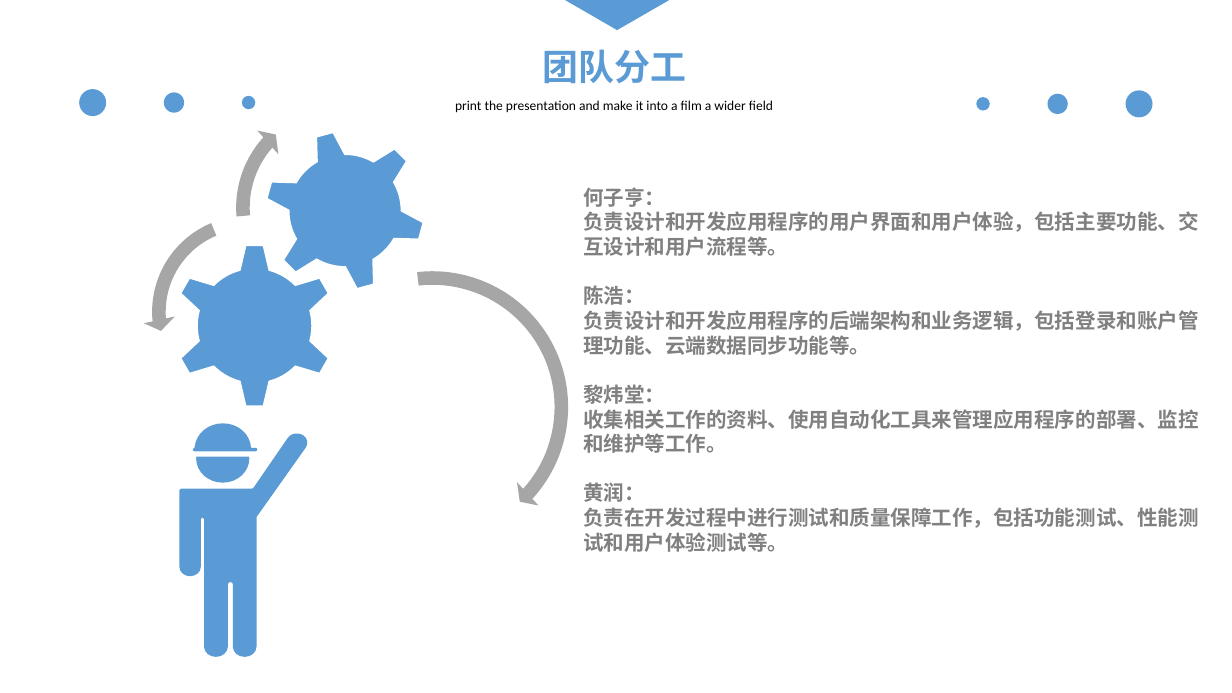
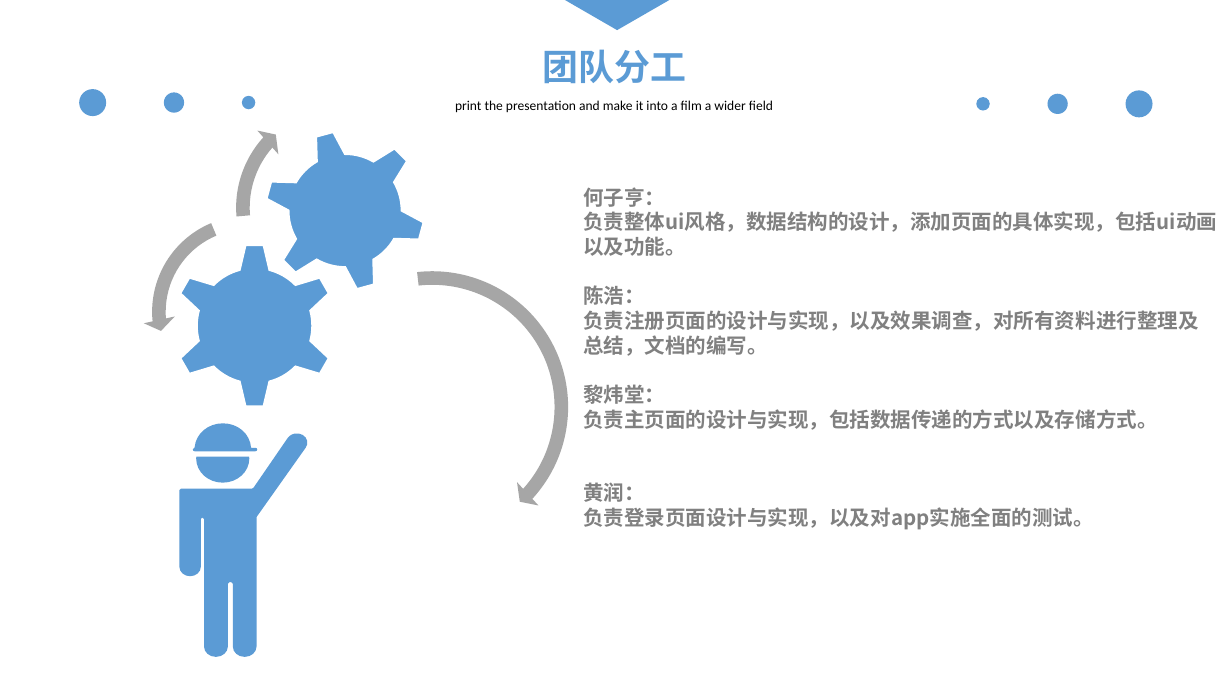
Before and after one commit to android-app-development-course/2023-spring-coumputer-10-To-Do-List, a slide deck: slide 13 of To-Do List第三阶段汇报PPT.pptx. Drawn at 1232x693 pixels with LibreOffice and Linux fonts; fonts in the diff are those of the drawing. Boxes give left, top, right and bottom in pixels: in the first picture for what was removed or moved away, otherwise in the second. Text is boxed around its words. In the diff, an @@ line names an element or a change of style, - is before the commit and + after.

```diff
--- a/To-Do List第三阶段汇报PPT.pptx
+++ b/To-Do List第三阶段汇报PPT.pptx
@@ text at (583, 211, 1217, 256): text changed @@
-负责设计和开发应用程序的用户界面和用户体验，包括主要功能、交互设计和用户流程等。
+负责整体ui风格，数据结构的设计，添加页面的具体实现，包括ui动画以及功能。
@@ text at (583, 310, 1198, 356): text changed @@
-负责设计和开发应用程序的后端架构和业务逻辑，包括登录和账户管理功能、云端数据同步功能等。
+负责注册页面的设计与实现，以及效果调查，对所有资料进行整理及总结，文档的编写。
@@ text at (583, 409, 1157, 430): text changed @@
-收集相关工作的资料、使用自动化工具来管理应用程序的部署、监控和维护等工作。
+负责主页面的设计与实现，包括数据传递的方式以及存储方式。
@@ text at (583, 507, 1094, 530): text changed @@
-负责在开发过程中进行测试和质量保障工作，包括功能测试、性能测试和用户体验测试等。
+负责登录页面设计与实现，以及对app实施全面的测试。
```
Also in this commit, not shown: 3 other slides changed, 1 other file.
